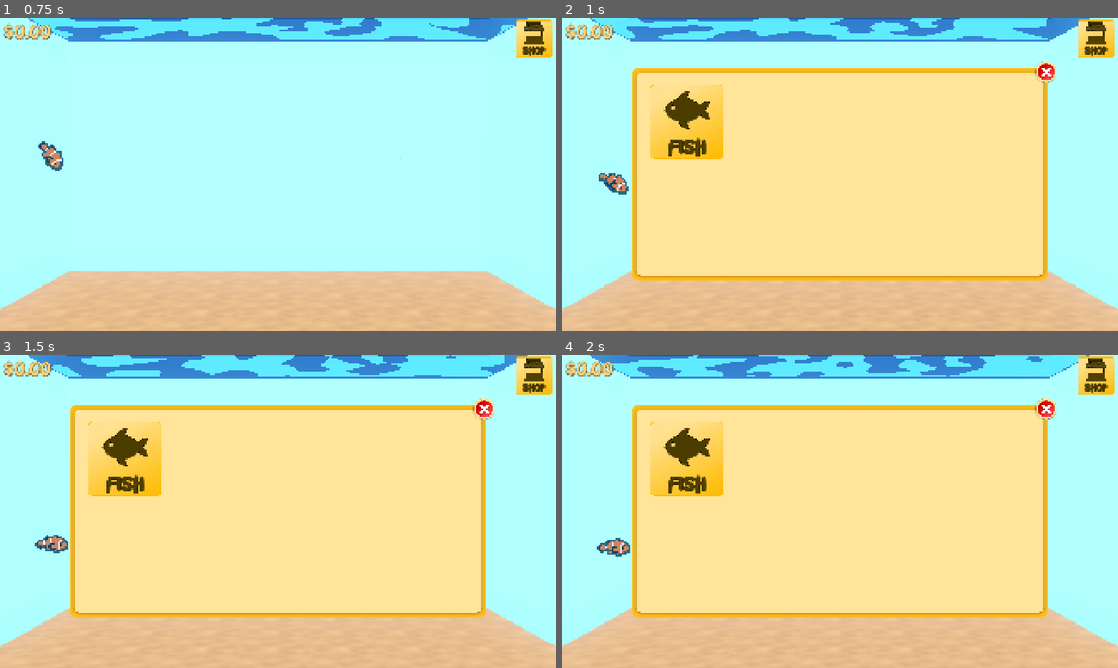
Above: before the commit, frames 1-4 (two rows, left to right).
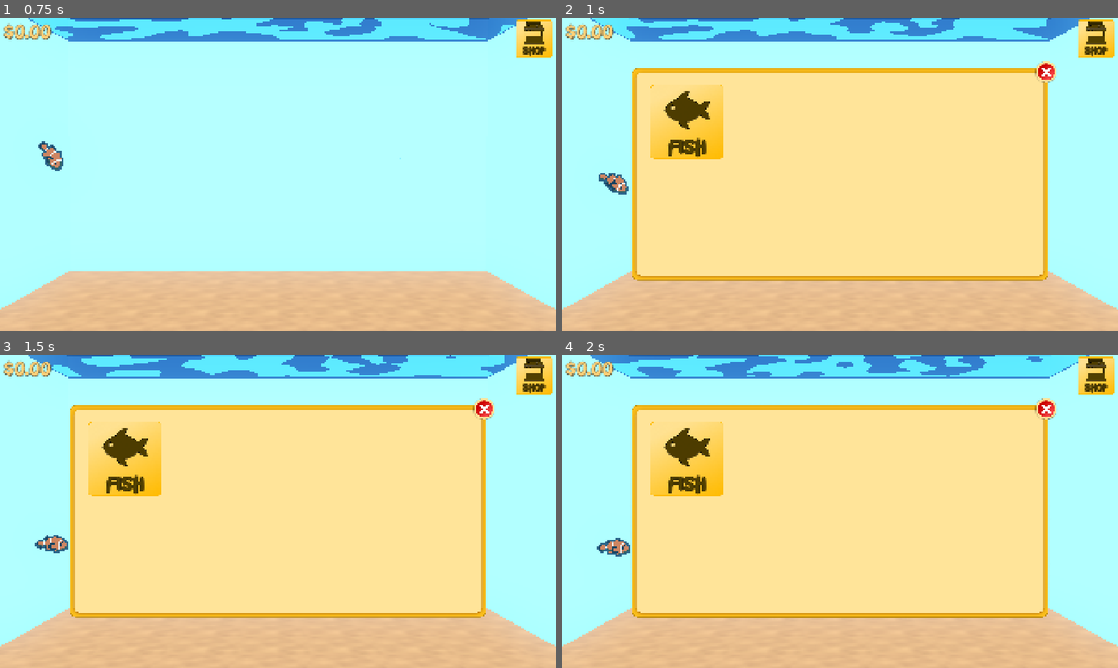
Above: after the commit, the same moments.

Repository: AyyBee123/Fish-Incremental-Game
Game: Godot game, scene res://Scenes/Aquarium/aquarium.tscn
The game is run twice, just before and just after one commit, with the same random seed, the same clock (stepped at 60 frames per second) and the same inputs.
Inputs (mouse positions are in pixels of both pictures, inside the frame that each line leads up to):
- Up to frame 1 (0.75 s): move the mouse to (400, 158) at 0.52 s; press the mouse at (400, 158) at 0.53 s
- Up to frame 2 (1 s): tap S (shop) at 0.77 s
- Up to frame 3 (1.5 s): move the mouse to (166, 527) at 1.27 s; release the mouse at (166, 527) at 1.28 s; hold Escape (back) from 1.28 s (still down); click (166, 527) at 1.35 s
- Up to frame 4 (2 s): keep holding Escape (back); tap S (shop) at 1.52 s

Frame 1 is identical in both runs. In frame 2, 0.3% of the frame differs, in the area x 12-88%, y 16-84%; in frame 3, 0.3%; in frame 4, 0.3%.

Commit message:
added save/load

Diff:
--- a/Scenes/Aquarium/aquarium.tscn
+++ b/Scenes/Aquarium/aquarium.tscn
@@ -4,6 +4,7 @@
 [ext_resource type="PackedScene" uid="uid://sr5h2ctj5aad" path="res://Scenes/Aquarium/aquarium_model.tscn" id="2_4djwm"]
 [ext_resource type="Script" uid="uid://uykmlribml6m" path="res://Scripts/Managers/fish_manager.gd" id="2_jhcuh"]
 [ext_resource type="Script" uid="uid://do4r5cj3jy0yd" path="res://Scripts/Managers/click_manager.gd" id="3_4djwm"]
+[ext_resource type="Script" uid="uid://c4h23ba2xi8rn" path="res://Scripts/Managers/instance_save_manager.gd" id="3_05nrt"]
 [ext_resource type="PackedScene" uid="uid://cnveierx5pplm" path="res://Scenes/Click/click_circle.tscn" id="4_jhcuh"]
 [ext_resource type="Script" uid="uid://cprdwv7dve5p8" path="res://Scripts/Click/click_radius.gd" id="5_h7ht6"]
 [ext_resource type="Script" uid="uid://sqkqedln3r3o" path="res://Scripts/Aquarium/aquarium_ui.gd" id="6_2bmw5"]
@@ -42,7 +43,11 @@
 [node name="Aquarium Model" parent="." unique_id=457526443 instance=ExtResource("2_4djwm")]
 transform = Transform3D(1, 0, 0, 0, 1, 0, 0, 0, 1, 0, -24, 0)
 
-[node name="Fish Manager" type="Node" parent="." unique_id=398162355 node_paths=PackedStringArray("aquarium")]
+[node name="Instance Save Manager" type="Node" parent="." unique_id=1231781495]
+unique_name_in_owner = true
+script = ExtResource("3_05nrt")
+
+[node name="Fish Manager" type="Node" parent="." unique_id=398162355 node_paths=PackedStringArray("aquarium") groups=["fish_manager"]]
 unique_name_in_owner = true
 script = ExtResource("2_jhcuh")
 aquarium = NodePath("..")
--- a/Scripts/Aquarium/aquarium.gd
+++ b/Scripts/Aquarium/aquarium.gd
@@ -15,24 +15,30 @@
 
 
 func _ready() -> void:
-	aquarium_res = AquariumResource.new() # for now, then check for save file to find the resource
-	GameManager.current_aquarium = aquarium_res
-	displayed_money = GameManager.money
+	if SaveManager.game_data.current_aquarium:
+		aquarium_res = SaveManager.game_data.current_aquarium
+	else:
+		aquarium_res = AquariumResource.new()
+		SaveManager.game_data.current_aquarium = aquarium_res
 
-	if not GameManager.owned_aquariums.has(aquarium_res):
-		GameManager.owned_aquariums.append(aquarium_res)
-		if GameManager.owned_aquariums.size() > 1:
-			aquarium_res.aquarium_name = "Aquarium %s" % (GameManager.owned_aquariums.size())
+	SaveManager.game_data.current_aquarium = aquarium_res
+	displayed_money = SaveManager.game_data.money
+
+	var owned_aquariums: Array = SaveManager.game_data.owned_aquariums
+	if not owned_aquariums.has(aquarium_res):
+		owned_aquariums.append(aquarium_res)
+		if owned_aquariums.size() > 1:
+			aquarium_res.aquarium_name = "Aquarium %s" % (owned_aquariums.size())
 
 	if aquarium_res.fish.is_empty():
 		# new aquarium
-		fish_manager.spawn_fish(fish_manager.create_fish(preload("uid://df20jvqg3ut1w")), true)
+		fish_manager.spawn_fish(fish_manager.create_fish(Preloads.CLOWNFISH, fish_manager.fish_names.pick_random()), true)
 	else:
 		# spawn fish assigned to this aquarium
 		for fish_data in aquarium_res.fish:
-			fish_manager.spawn_fish(fish_data.fish, false, false, fish_data.position)
+			fish_manager.spawn_fish(fish_data.fish, false, false, fish_data.position, fish_data.rotation)
 
 
 func _process(delta: float) -> void:
-	if displayed_money != GameManager.money:
-		displayed_money = lerpf(displayed_money, GameManager.money, 1.0 - exp(-25.0 * delta))
+	if displayed_money != SaveManager.game_data.money:
+		displayed_money = lerpf(displayed_money, SaveManager.game_data.money, 1.0 - exp(-25.0 * delta))
--- a/Scripts/Fish/fish.gd
+++ b/Scripts/Fish/fish.gd
@@ -52,7 +52,7 @@
 
 func on_click() -> void:
 	var value = get_click_value()
-	GameManager.money += value
+	SaveManager.game_data.money += value
 	trigger_click_behaviour()
 
 
--- a/Scripts/Globals/game_manager.gd
+++ b/Scripts/Globals/game_manager.gd
@@ -2,10 +2,8 @@
 
 @export var available_fish: Array[FishSpeciesResource]
 
-var money: float = 0.0
 var owned_fish: Array[FishInstanceResource] = []
 var owned_aquariums: Array[AquariumResource] = []
-var current_aquarium: AquariumResource
 
 
 func _process(delta: float) -> void:
@@ -19,7 +17,7 @@
 		# calculate the fish's passive income per second
 		income += fish.species.click_value * fish.species.passive_income_percent
 
-	money += income * delta
+	SaveManager.game_data.money += income * delta
 
 
 func add_fish(fish: FishInstanceResource) -> void:
--- a/Scripts/Globals/preloads.gd
+++ b/Scripts/Globals/preloads.gd
@@ -3,3 +3,4 @@
 const CLICK_CIRCLE = preload("uid://cnveierx5pplm")
 const SHOP = preload("uid://b78up0gxuvlmi")
 const SHOP_FISH_BUTTON = preload("uid://cmc3hvv5acdtu")
+const CLOWNFISH = preload("uid://df20jvqg3ut1w")
--- /dev/null
+++ b/Scripts/Globals/save_manager.gd
@@ -0,0 +1,39 @@
+extends Node
+
+var PATH: String = "user://save.res"
+
+var game_data: GameDataResource
+
+
+func _ready() -> void:
+	load_game()
+
+
+func save_game() -> void:
+
+	var aquarium = game_data.current_aquarium
+	var fish_manager = get_tree().get_first_node_in_group("fish_manager")
+
+	if aquarium and fish_manager:
+		aquarium.fish.clear()
+
+		for fish_node: Fish in fish_manager.get_children():
+			var fish_data = AquariumFishData.new()
+			fish_data.fish = fish_node.fish_res
+			fish_data.position = fish_node.global_position
+			fish_data.rotation = fish_node.global_rotation
+			aquarium.fish.append(fish_data)
+
+	var error: Error = ResourceSaver.save(game_data, PATH)
+
+	if error == OK:
+		print("Game saved!")
+	else:
+		push_error("Failed to save game: " + str(error))
+
+
+func load_game() -> void:
+	if ResourceLoader.exists(PATH):
+		game_data = ResourceLoader.load(PATH) as GameDataResource
+	else:
+		game_data = GameDataResource.new()
--- a/Scripts/Managers/fish_manager.gd
+++ b/Scripts/Managers/fish_manager.gd
@@ -27,11 +27,12 @@
 	return fish_instance
 
 
-func spawn_fish(fish_instance: FishInstanceResource, play_anim: bool, is_new: bool = true, pos: Vector3 = Vector3(INF, INF, INF)) -> void:
+func spawn_fish(fish_instance: FishInstanceResource, play_anim: bool, is_new: bool = true, pos: Vector3 = Vector3(INF, INF, INF), rot: Vector3 = Vector3(INF, INF, INF)) -> void:
 	GameManager.add_fish(fish_instance)
 
 	var fish: Fish = fish_instance.species.model.instantiate()
 	fish.fish_res = fish_instance
+
 	add_child(fish)
 
 	if pos == Vector3(INF, INF, INF):
@@ -39,8 +40,11 @@
 	else:
 		fish.global_position = pos
 
+	if rot != Vector3(INF, INF, INF):
+		fish.global_rotation = rot
+
 	if is_new:
-		GameManager.add_fish_to_aquarium(fish_instance, aquarium.aquarium_res, get_random_aquarium_position())
+		GameManager.add_fish_to_aquarium(fish_instance, aquarium.aquarium_res, fish.global_position)
 
 	if play_anim:
 		fish.play_spawn_animation()
--- /dev/null
+++ b/Scripts/Managers/instance_save_manager.gd
@@ -0,0 +1,18 @@
+extends Node
+
+const SAVE_INTERVAL: float = 300.0
+
+
+func _ready() -> void:
+	var save_timer = Timer.new()
+	save_timer.wait_time = SAVE_INTERVAL
+	save_timer.timeout.connect(SaveManager.save_game)
+	save_timer.autostart = true
+	add_child(save_timer)
+
+
+func _notification(what: int) -> void:
+	if what == NOTIFICATION_APPLICATION_FOCUS_OUT:
+		SaveManager.save_game()
+	elif what == NOTIFICATION_WM_CLOSE_REQUEST:
+		SaveManager.save_game()
--- a/Scripts/Resources/Aquarium/aquarium_fish_data.gd
+++ b/Scripts/Resources/Aquarium/aquarium_fish_data.gd
@@ -3,3 +3,4 @@
 
 @export var fish: FishInstanceResource
 @export var position: Vector3
+@export var rotation: Vector3
--- /dev/null
+++ b/Scripts/Resources/Data/game_data_resource.gd
@@ -0,0 +1,6 @@
+class_name GameDataResource
+extends Resource
+
+@export var money: float = 0.0
+@export var owned_aquariums: Array[AquariumResource] = []
+@export var current_aquarium: AquariumResource
--- a/Scripts/UI/shop.gd
+++ b/Scripts/UI/shop.gd
@@ -28,10 +28,11 @@
 func buy_fish(species: FishSpeciesResource) -> void:
 	var aquarium: AquariumResource = get_tree().current_scene.aquarium_res
 	if aquarium.fish.size() >= aquarium.max_capacity: return
-	if GameManager.money < species.price: return
-	GameManager.money -= species.price
+	if SaveManager.game_data.money < species.price: return
+	SaveManager.game_data.money -= species.price
 	var manager: FishManager = get_tree().current_scene.fish_manager
 	manager.spawn_fish(manager.create_fish(species, manager.fish_names.pick_random()), true, true)
+	SaveManager.save_game()
 
 
 func _on_close_button_pressed() -> void:
--- a/project.godot
+++ b/project.godot
@@ -20,6 +20,7 @@
 
 Preloads="*uid://b4iebdw2llybd"
 GameManager="*uid://ksxwepasqjrq"
+SaveManager="*uid://d3xva8mntkhrh"
 
 [display]
 
Binary file changed: Assets/UI/Background UI.png
Not shown, added: Scripts/Globals/save_manager.gd.uid
Not shown, added: Scripts/Managers/instance_save_manager.gd.uid
Not shown, added: Scripts/Resources/Data/game_data_resource.gd.uid
